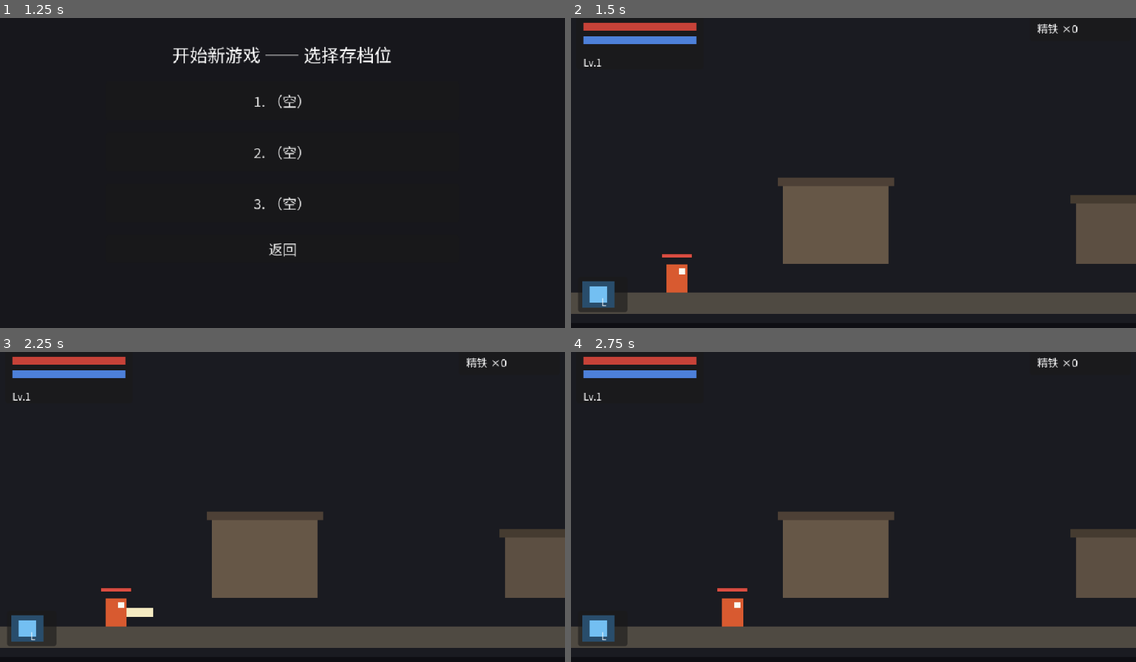
Above: before the commit, frames 1-4 (two rows, left to right).
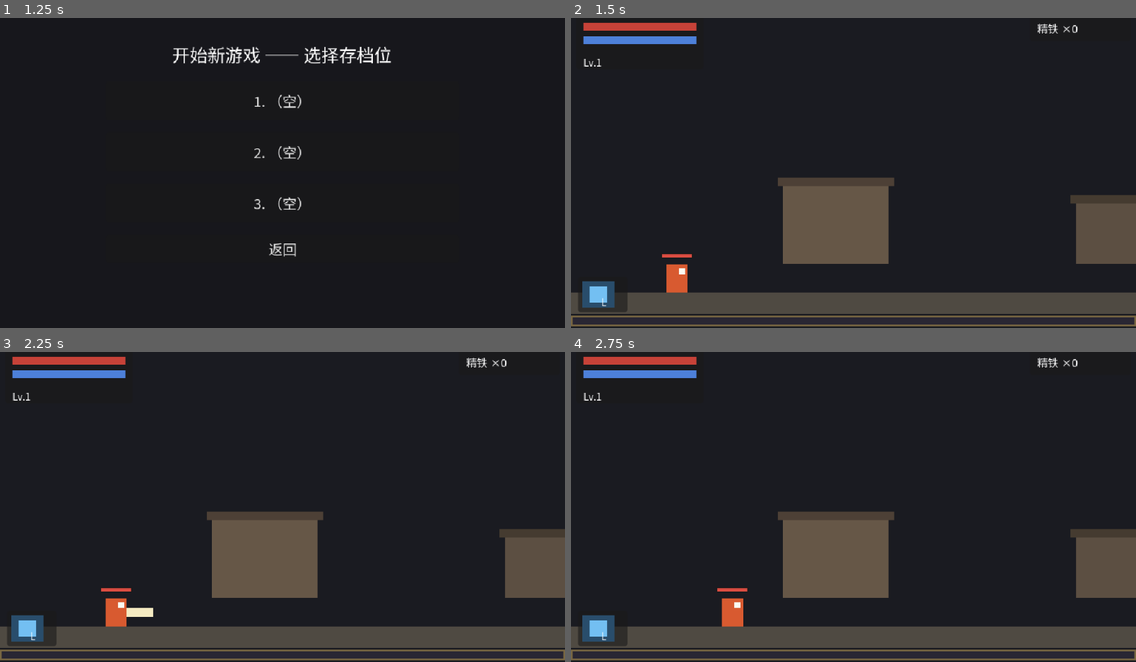
Above: after the commit, the same moments.

Repository: aachean/bailian
Game: Godot game, scene res://scenes/ui/main_menu.tscn
Same seed, same stepped clock (60 frames per second), same inputs: the game is played once before the commit and once after it.
Inputs (mouse positions are in pixels of both pictures, inside the frame that each line leads up to):
- Up to frame 1 (1.25 s): click "开始游戏" at 0.5 s
- Up to frame 2 (1.5 s): click "开始游戏" at 1.25 s
- Up to frame 3 (2.25 s): tap Enter at 2 s; move the mouse to (406, 488) at 2.02 s; hold D (move_right) from 2.03 s (still down); tap J (attack) at 2.1 s; click (406, 488) at 2.17 s
- Up to frame 4 (2.75 s): keep holding D (move_right); tap Space (jump) at 2.27 s

Frame 1 is identical in both runs. In frame 2, 1.8% of the frame differs, in the area x 0-100%, y 95-100%; in frame 3, 1.8%; in frame 4, 1.8%.

Commit message:
fix(ui): 经验条空槽隐形 —— 加边框、加粗、提亮空槽底色（造梦式空槽也清晰可辨）

Diff:
--- a/scenes/ui/hud.tscn
+++ b/scenes/ui/hud.tscn
@@ -74,20 +74,28 @@
 text = "精铁 ×0"
 
 [node name="ExpBar" type="Node2D" parent="."]
-position = Vector2(0, 357)
+position = Vector2(0, 352)
+
+[node name="Border" type="ColorRect" parent="ExpBar"]
+offset_left = 0.0
+offset_top = -6.0
+offset_right = 640.0
+offset_bottom = 6.0
+mouse_filter = 2
+color = Color(0.47, 0.4, 0.26, 1)
 
 [node name="BG" type="ColorRect" parent="ExpBar"]
-offset_left = 0.0
-offset_top = -3.0
-offset_right = 640.0
-offset_bottom = 3.0
+offset_left = 2.0
+offset_top = -4.0
+offset_right = 638.0
+offset_bottom = 4.0
 mouse_filter = 2
-color = Color(0.05, 0.05, 0.07, 0.9)
+color = Color(0.16, 0.15, 0.2, 1)
 
 [node name="Fill" type="ColorRect" parent="ExpBar"]
-offset_left = 0.0
+offset_left = 2.0
 offset_top = -3.0
-offset_right = 640.0
+offset_right = 638.0
 offset_bottom = 3.0
 mouse_filter = 2
 color = Color(0.62, 0.8, 0.35, 1)
